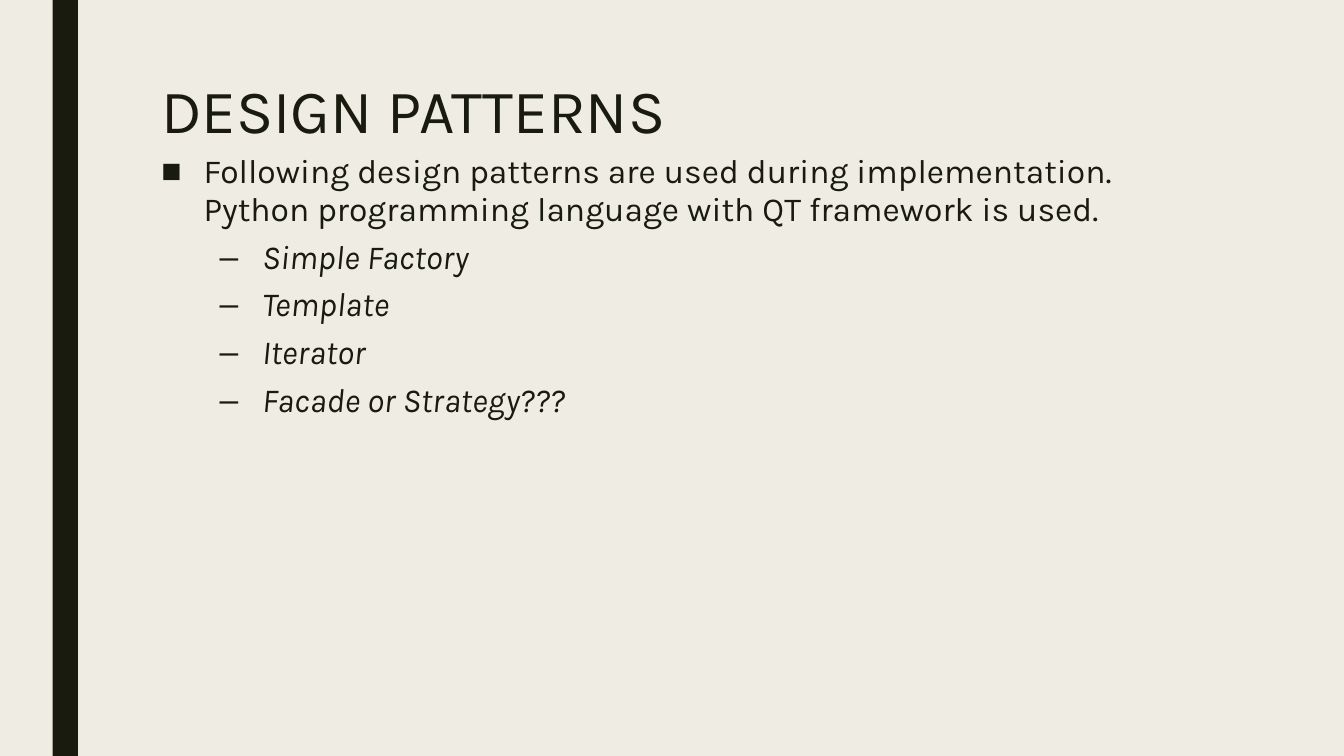
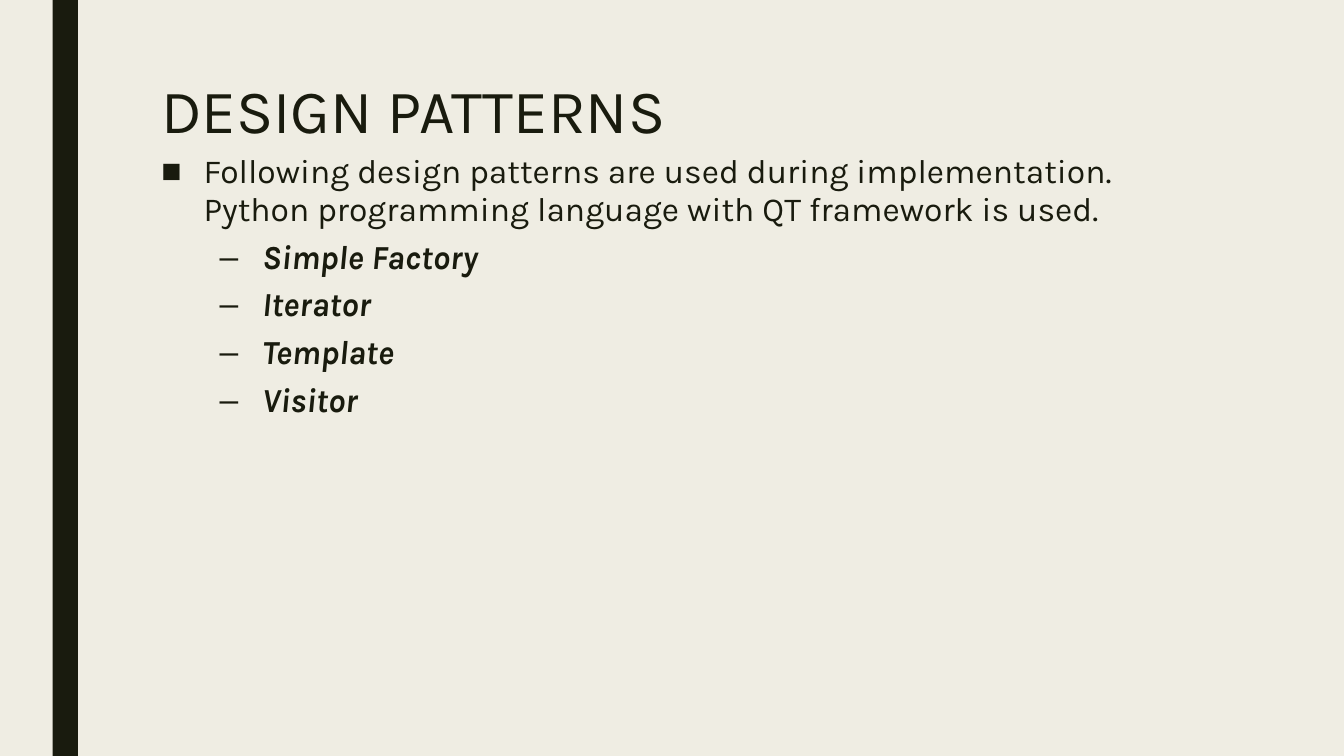
Before and after one commit to gozuacik/cmp5151, a slide deck: slide 5 of sunum_necip_gozuacik_okan_buyuktepe_v1.pptx. Drawn at 1344x756 pixels with LibreOffice and Linux fonts; fonts in the diff are those of the drawing. Boxes give left, top, right and bottom in pixels: in the first picture for what was removed or moved away, otherwise in the second. Text is boxed around its words. In the diff, an @@ line names an element or a change of style, - is before the commit and + after.

```diff
--- a/sunum_necip_gozuacik_okan_buyuktepe_v1.pptx
+++ b/sunum_necip_gozuacik_okan_buyuktepe_v1.pptx
@@ text at (x1=262, y1=245, x2=477, y2=372): bold on in "Simple Factory", "Template" @@
@@ text at (x1=262, y1=294, x2=371, y2=317): paragraph added @@
+  – Iterator
@@ text at (x1=262, y1=388, x2=358, y2=413): text changed; bold on @@
-  – Iterator
-  – Facade or Strategy???
+  – Visitor
```
Also in this commit, not shown: 3 other slides changed, 6 slides added, 1 slide removed, 3 other files.
